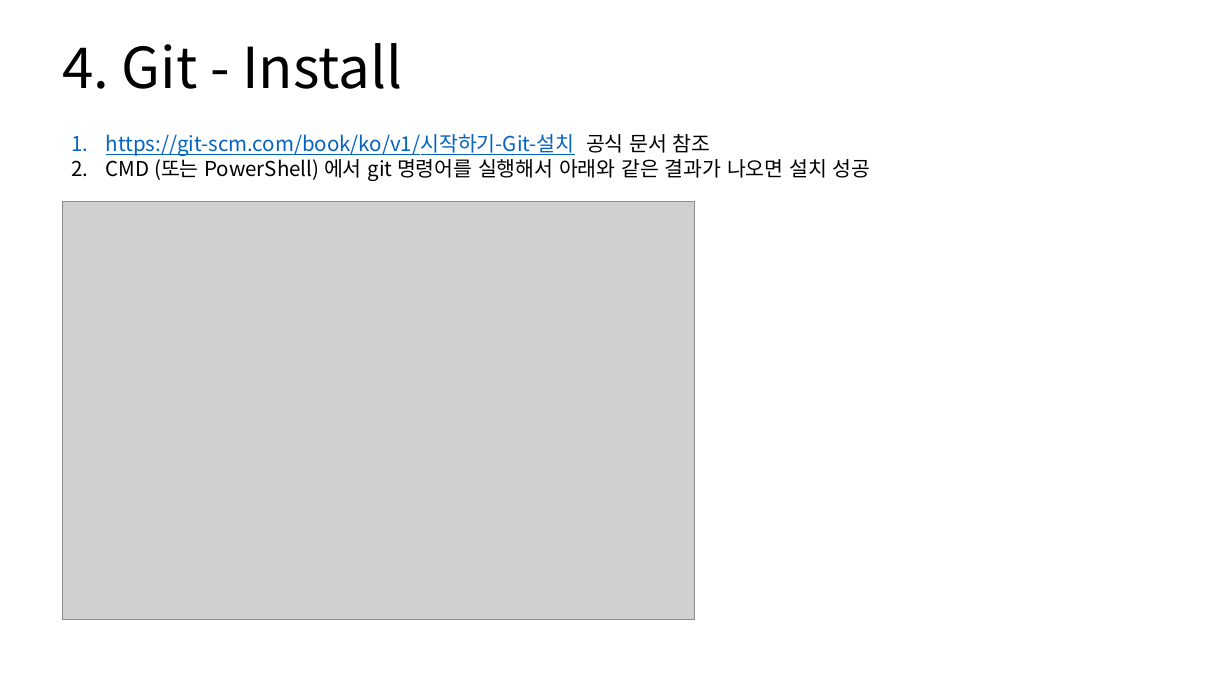
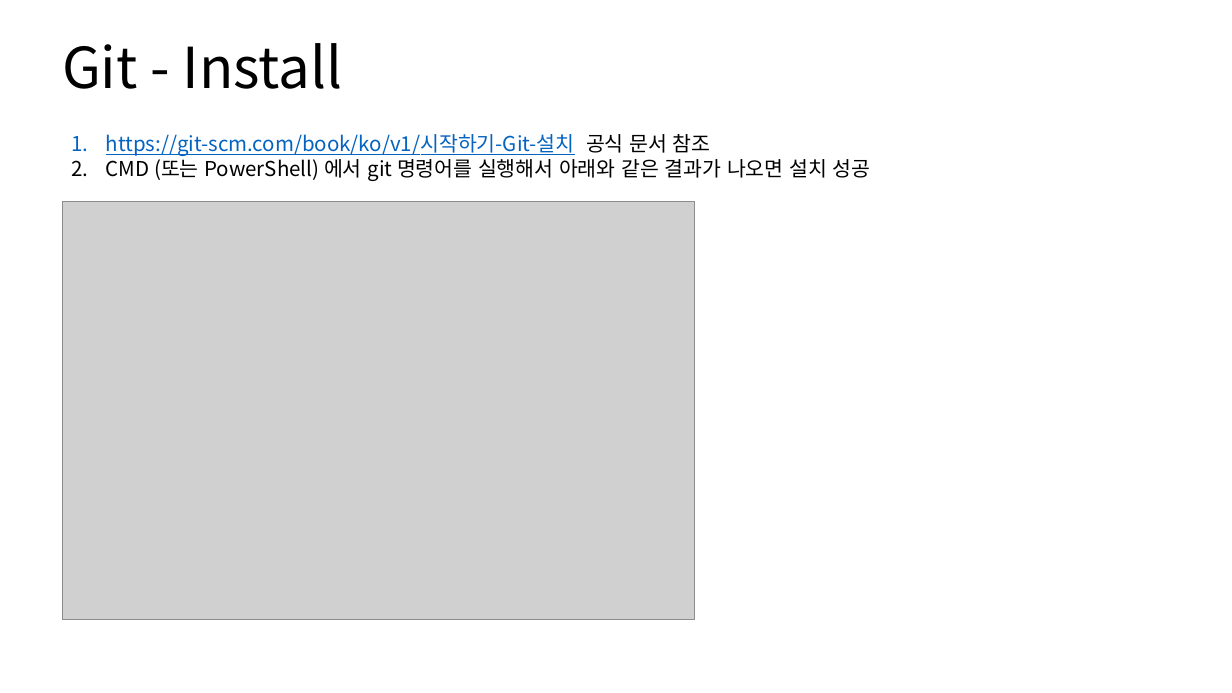
Before and after one commit to SungIn-Shin/git_powerpoint, a slide deck: slide 5 of git_from_the_hell.pptx (slide 6 before the commit). Drawn at 1232x693 pixels with LibreOffice and Linux fonts; fonts in the diff are those of the drawing; grey boxes stand for pictures. Boxes give left, top, right and bottom in pixels: in the first picture for what was removed or moved away, otherwise in the second. Text is boxed around its words. In the diff, an @@ line names an element or a change of style, - is before the commit and + after.

```diff
--- a/git_from_the_hell.pptx
+++ b/git_from_the_hell.pptx
@@ title at [62, 43, 343, 89]: text changed @@
-4. Git - Install
+Git - Install
```
Also in this commit, not shown: 11 other slides changed, 13 slides added, 4 slides removed.
